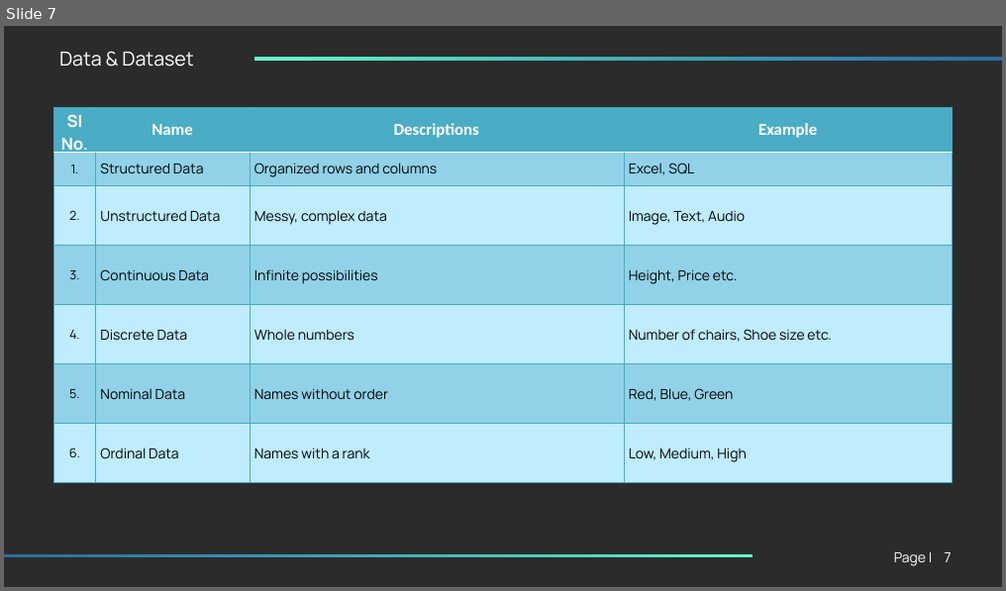
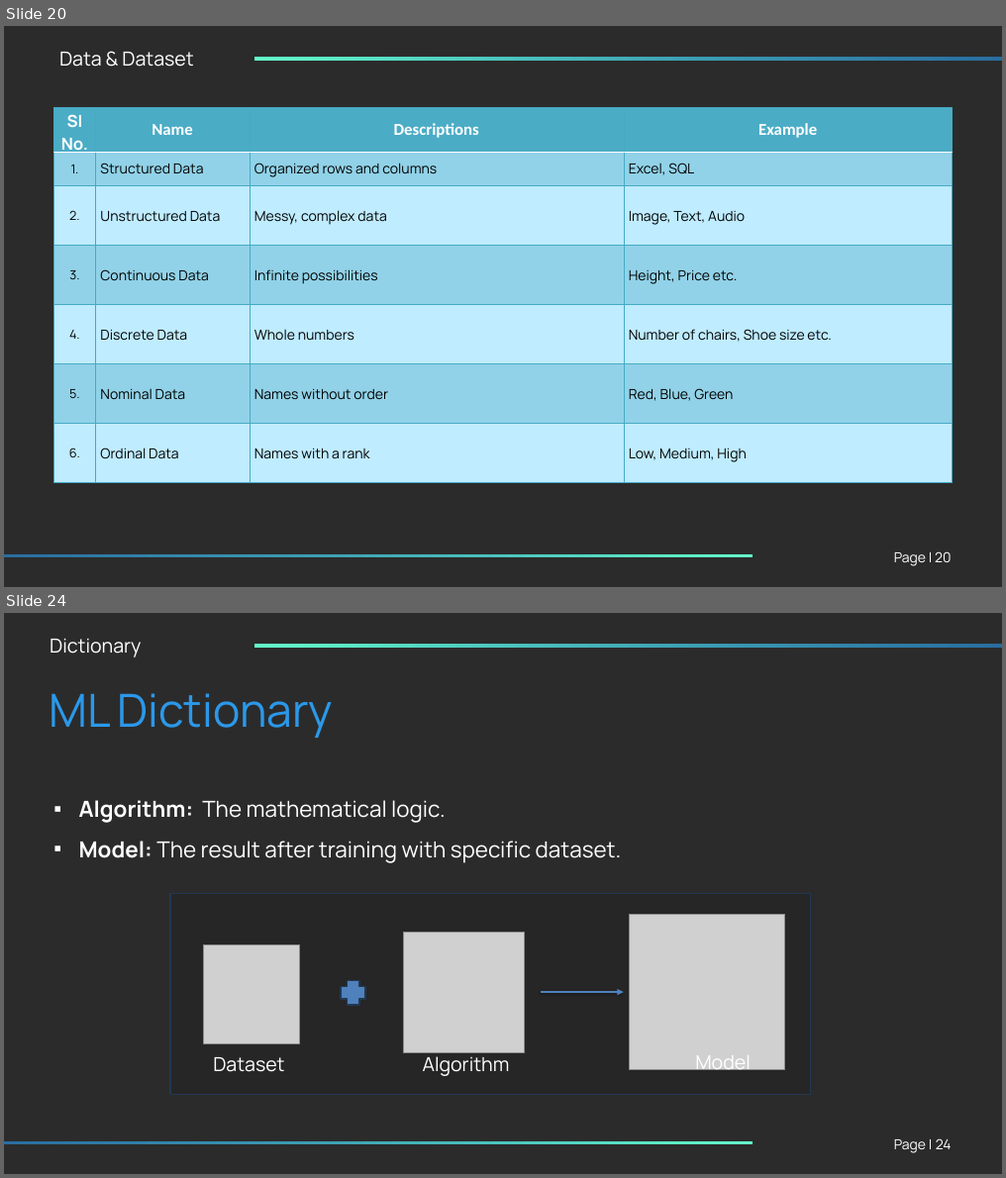
Before and after one commit to KMINDS-Org/INFERENCE-ITERATION-1-, a slide deck: Lvl1_1_ML_Starter_Pack/Class_1/Lvl_1_ML_Starter_Pack_Class_1.pptx. Shown one above the other, each under a label of ours: slide 7 before the commit, slides 20 and 24 after it; the slides between them are not shown. The pictures are 1006x591 and 1006x1178 pixels, drawn with LibreOffice and Linux fonts; fonts in the diff are those of the drawing; grey boxes stand for pictures; background and template pictures are left out; a plain dark background stands for a picture behind light text. Boxes give left, top, right and bottom in pixels: in the first picture for what was removed or moved away, otherwise in the second. Text is boxed around its words. In the diff, an @@ line names an element or a change of style, - is before the commit and + after.

```diff
--- a/Lvl1_1_ML_Starter_Pack/Class_1/Lvl_1_ML_Starter_Pack_Class_1.pptx
+++ b/Lvl1_1_ML_Starter_Pack/Class_1/Lvl_1_ML_Starter_Pack_Class_1.pptx
@@ slide 24 added at (x1=4, y1=613, x2=1002, y2=1174), background picture (left out) @@
@@ text added at (x1=50, y1=638, x2=141, y2=658), 28 pt, text #FFFFFF @@
+Dictionary
@@ rectangle added at (x1=255, y1=644, x2=1002, y2=647), fill gradient #2B98E9 to #66FFCC @@
@@ text added at (x1=49, y1=693, x2=334, y2=738), 66 pt, text gradient #2B98E9 to #66FFCC @@
+ML Dictionary
@@ text added at (x1=79, y1=800, x2=622, y2=863), 32 pt, text #FFFFFF @@
+▪ Algorithm: The mathematical logic.
+▪ Model: The result after training with specific dataset.
@@ rectangle added at (x1=170, y1=893, x2=810, y2=1094), fill #262626, outline #233953 2 pt @@
@@ picture added at (x1=404, y1=932, x2=525, y2=1053) @@
@@ picture added at (x1=630, y1=914, x2=785, y2=1070) @@
@@ picture added at (x1=204, y1=946, x2=299, y2=1044) @@
@@ plus added at (x1=341, y1=980, x2=365, y2=1005), fill #4F81BD, outline #233953 2 pt @@
@@ arrow added from (541, 992) to (624, 992), #4F81BD 3 pt @@
@@ text added at (x1=213, y1=1058, x2=284, y2=1072), 28 pt, text #FFFFFF @@
+Dataset
@@ text added at (x1=423, y1=1057, x2=510, y2=1076), 28 pt, text #FFFFFF @@
+Algorithm
@@ text added at (x1=695, y1=1056, x2=750, y2=1075), 28 pt, text #FFFFFF @@
+Model
@@ rectangle added at (x1=4, y1=1142, x2=752, y2=1145), fill gradient #2B98E9 to #66FFCC @@
@@ text added at (x1=894, y1=1140, x2=926, y2=1154), 20 pt, text #FFFFFF @@
+Page |
@@ page number added at (x1=936, y1=1139, x2=951, y2=1150), 20 pt, text #FFFFFF @@
+24
@@ what was slide 7 is now slide 20 @@
@@ page number at (x1=935, y1=552, x2=951, y2=563): text changed @@
-7
+20
```
Also in this commit, not shown: 15 slides changed, 30 other slides added, 1 other file.
